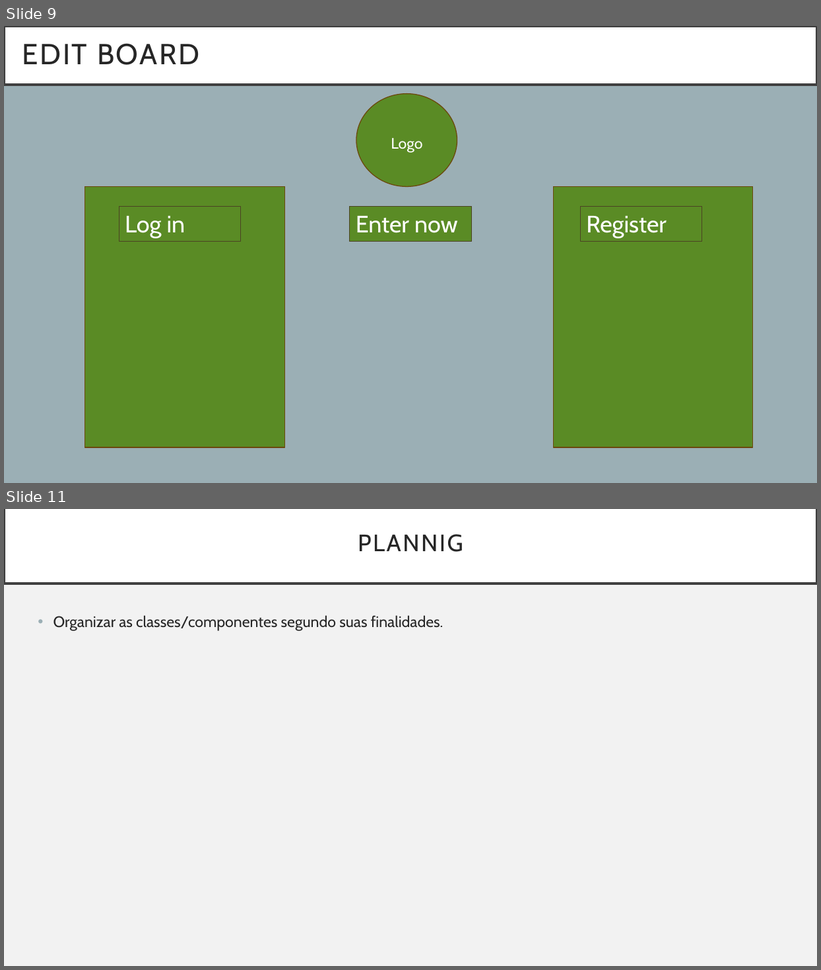
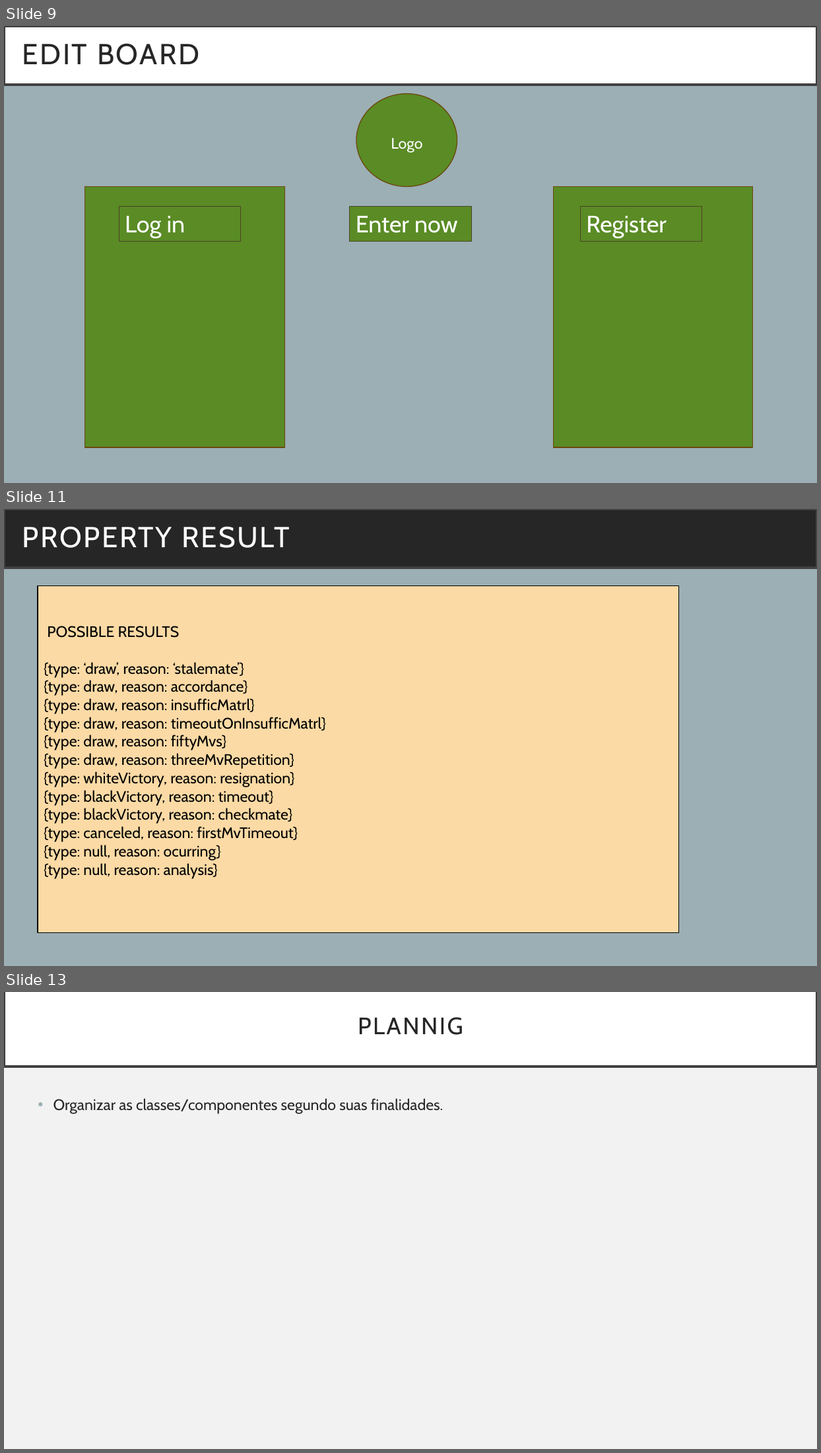
Before and after one commit to joaofilipecs/react-chess, a slide deck: Projeto-Slides/Projeto-React-Chess.pptx. Shown one above the other, each under a label of ours: slides 9 and 11 before the commit, slides 9, 11 and 13 after it; the slides between them are not shown. The pictures are 821x970 and 821x1453 pixels, drawn with LibreOffice and Linux fonts; fonts in the diff are those of the drawing. Boxes give left, top, right and bottom in pixels: in the first picture for what was removed or moved away, otherwise in the second. Text is boxed around its words. In the diff, an @@ line names an element or a change of style, - is before the commit and + after.

```diff
--- a/Projeto-Slides/Projeto-React-Chess.pptx
+++ b/Projeto-Slides/Projeto-React-Chess.pptx
@@ slide 11 added at box(4, 509, 817, 966), background #9BAFB5 @@
@@ title added at box(4, 509, 817, 568), fill #262626, outline #404040 3 pt, 34.2 pt, text #FFFFFF @@
+PROPERTY RESULT
@@ rectangle added at box(38, 586, 679, 933), fill #FBDAA5, outline #000000 1 pt, 18 pt, text #000000 @@
+POSSIBLE RESULTS
+{type: ‘draw’, reason: ‘stalemate’}
+{type: draw, reason: accordance}
+{type: draw, reason: insufficMatrl}
+{type: draw, reason: timeoutOnInsufficMatrl}
+{type: draw, reason: fiftyMvs}
+{type: draw, reason: threeMvRepetition}
+{type: whiteVictory, reason: resignation}
+{type: blackVictory, reason: timeout}
+{type: blackVictory, reason: checkmate}
+{type: canceled, reason: firstMvTimeout}
+{type: null, reason: ocurring}
+{type: null, reason: analysis}
@@ what was slide 11 is now slide 13 @@
```
Also in this commit, not shown: 1 slide changed, 1 other slide added, 11 other files.
